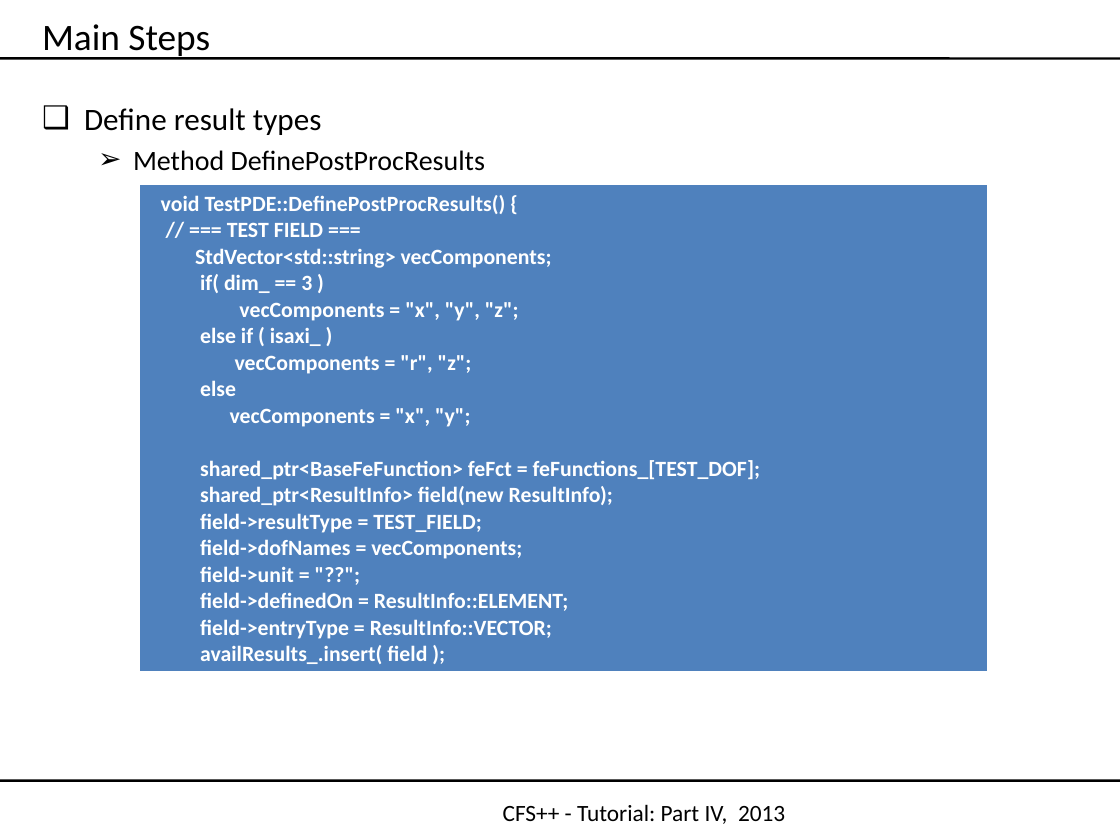
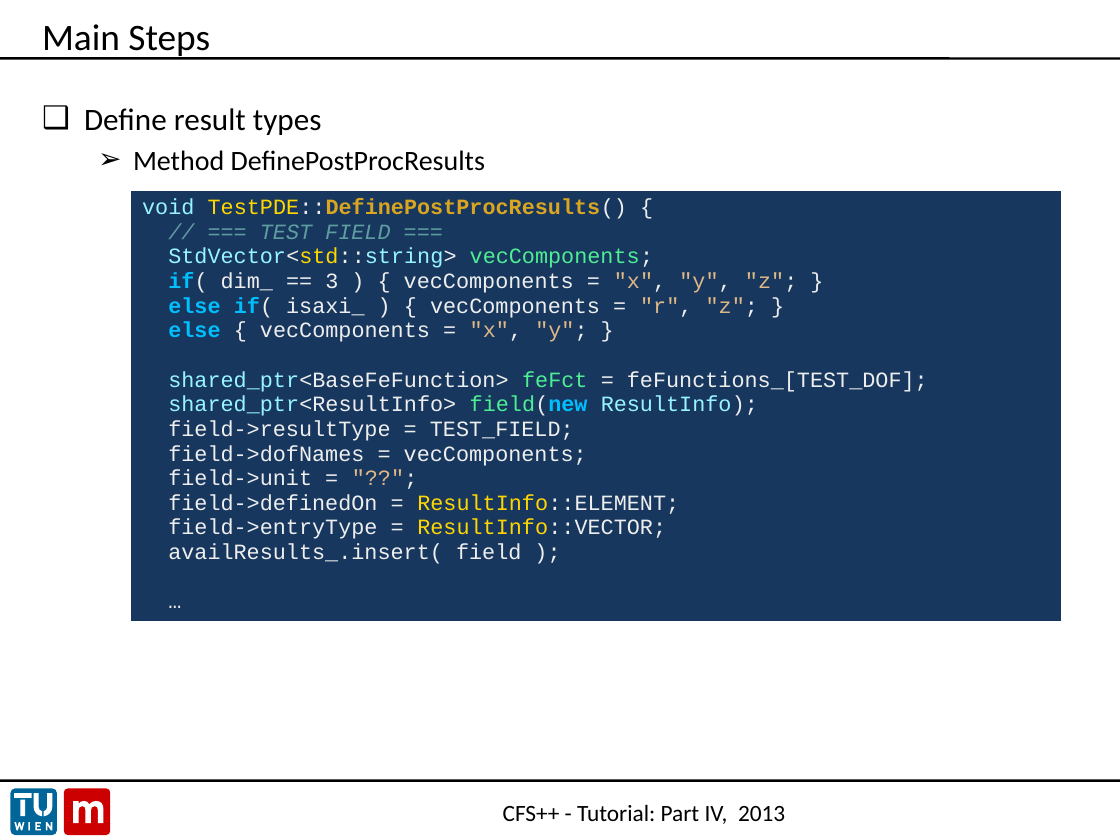
Before and after one commit to openCFS/cfs, a slide deck: slide 12 of share/doc/tutorial/CFS++_NewPDE.pptx. Drawn at 1120x840 pixels with LibreOffice and Linux fonts; fonts in the diff are those of the drawing; background and template pictures are left out. Boxes give left, top, right and bottom in pixels: in the first picture for what was removed or moved away, otherwise in the second. Text is boxed around its words. In the diff, an @@ line names an element or a change of style, - is before the commit and + after.

```diff
--- a/share/doc/tutorial/CFS++_NewPDE.pptx
+++ b/share/doc/tutorial/CFS++_NewPDE.pptx
@@ table at bbox=[131, 190, 1062, 646] @@
@@ row 1, column 1: "void TestPDE::DefinePostProcResults() { / // === TEST FIELD === / StdVector<std::string> vecComponents; / if( dim_ == 3 ) / vecComponents = "x", "y", "z"; / else if ( isaxi_ ) / vecComponents = "r", "z"; / else / vecComponents = "x", "y"; / shared_ptr<BaseFeFunction> feFct = feFunctions_[TEST_DOF]; / shared_ptr<ResultInfo> field(new ResultInfo); / field->resultType = TEST_FIELD; / field->dofNames = vecComponents; / field->unit = "??"; / field->definedOn = ResultInfo::ELEMENT; / field->entryType = ResultInfo::VECTOR; / availResults_.insert( field );" to "void TestPDE::DefinePostProcResults() { / // === TEST FIELD === / StdVector<std::string> vecComponents; / if( dim_ == 3 ) { vecComponents = "x", "y", "z"; } / else if( isaxi_ ) { vecComponents = "r", "z"; } / else { vecComponents = "x", "y"; } / shared_ptr<BaseFeFunction> feFct = feFunctions_[TEST_DOF]; / shared_ptr<ResultInfo> field(new ResultInfo); / field->resultType = TEST_FIELD; / field->dofNames = vecComponents; / field->unit = "??"; / field->definedOn = ResultInfo::ELEMENT; / field->entryType = ResultInfo::VECTOR; / availResults_.insert( field ); / …" @@
@@ fill #4F81BD to #17375E in row 1, column 1 @@
@@ borders changed @@
@@ table: place and size @@
-table at bbox=[140, 185, 988, 668]
+table at bbox=[131, 190, 1062, 646]
@@ group added at bbox=[10, 788, 110, 836]: 12 freeform shapes @@
```
Also in this commit, not shown: 23 other slides changed, 1 slide added, 9 other files.
